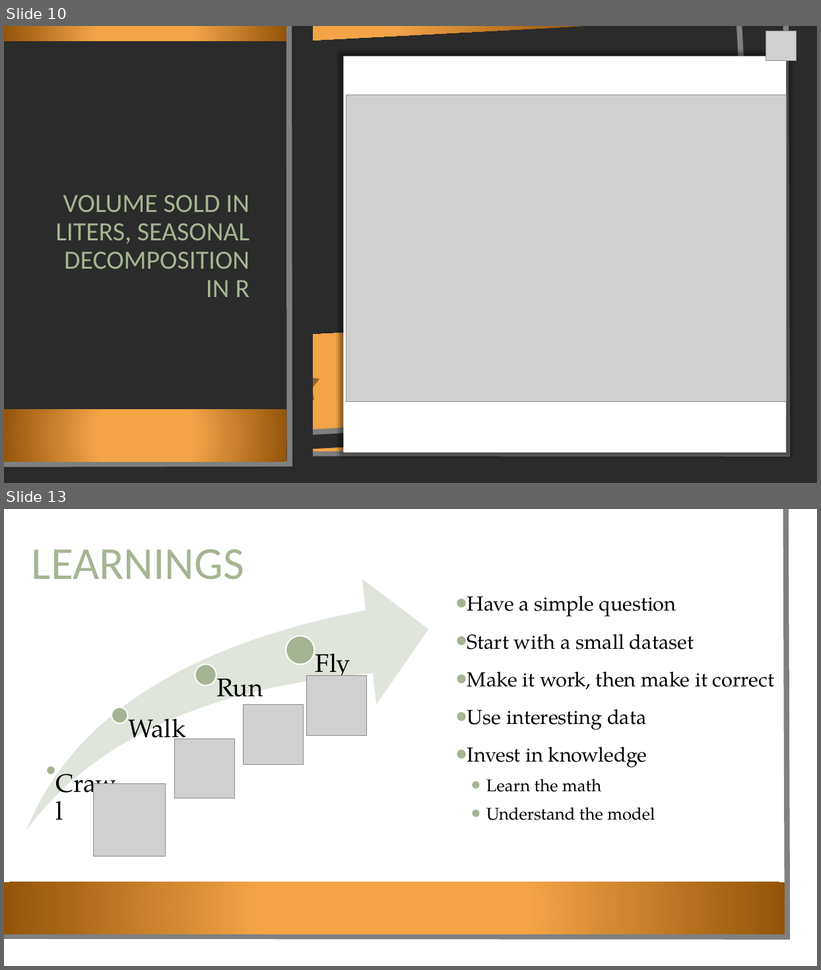
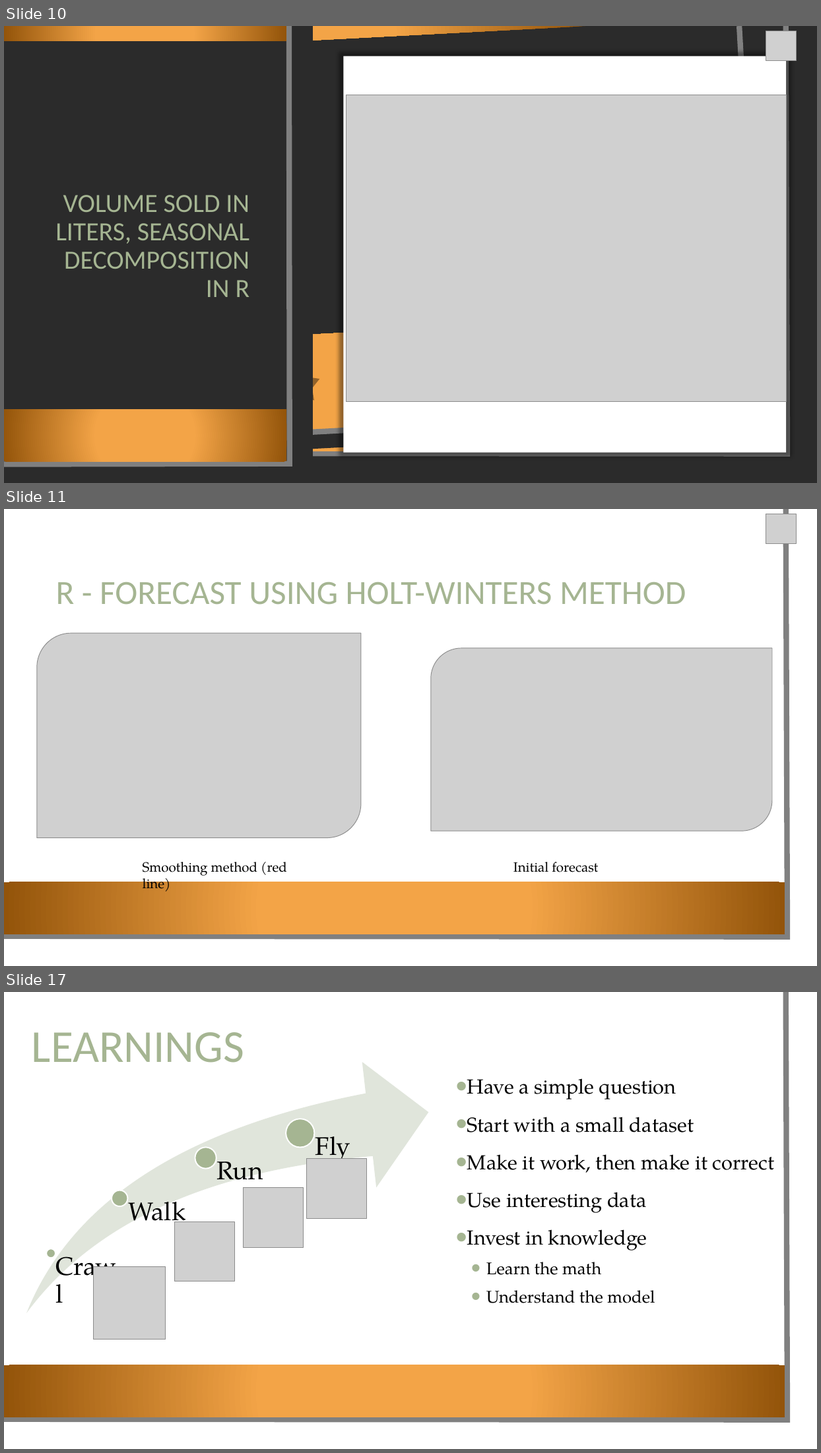
Before and after one commit to loriepeach1/project3_iowa, a slide deck: other/presentation.pptx. Shown one above the other, each under a label of ours: slides 10 and 13 before the commit, slides 10, 11 and 17 after it; the slides between them are not shown. The pictures are 821x970 and 821x1453 pixels, drawn with LibreOffice and Linux fonts; fonts in the diff are those of the drawing; grey boxes stand for pictures; background and template pictures are left out; a plain dark background stands for a picture behind light text. Boxes give left, top, right and bottom in pixels: in the first picture for what was removed or moved away, otherwise in the second. Text is boxed around its words. In the diff, an @@ line names an element or a change of style, - is before the commit and + after.

```diff
--- a/other/presentation.pptx
+++ b/other/presentation.pptx
@@ slide 11 added at (x1=4, y1=509, x2=817, y2=966), background picture (left out); not listed: 3 template elements that a slide beside it also shows @@
@@ picture added at (x1=766, y1=514, x2=797, y2=544) @@
@@ title added at (x1=56, y1=582, x2=686, y2=604), 40 pt, text #A5B592 @@
+R - FORECAST USING HOLT-WINTERS METHOD
@@ picture added at (x1=37, y1=634, x2=361, y2=838) @@
@@ picture added at (x1=431, y1=648, x2=773, y2=831) @@
@@ text added at (x1=143, y1=862, x2=287, y2=892), 16 pt, text #000000 @@
+Smoothing method (red line)
@@ text added at (x1=514, y1=862, x2=598, y2=873), 16 pt, text #000000 @@
+Initial forecast
@@ what was slide 13 is now slide 17 @@
```
Also in this commit, not shown: 4 slides changed, 4 other slides added, 1 slide removed, 1 other file.
